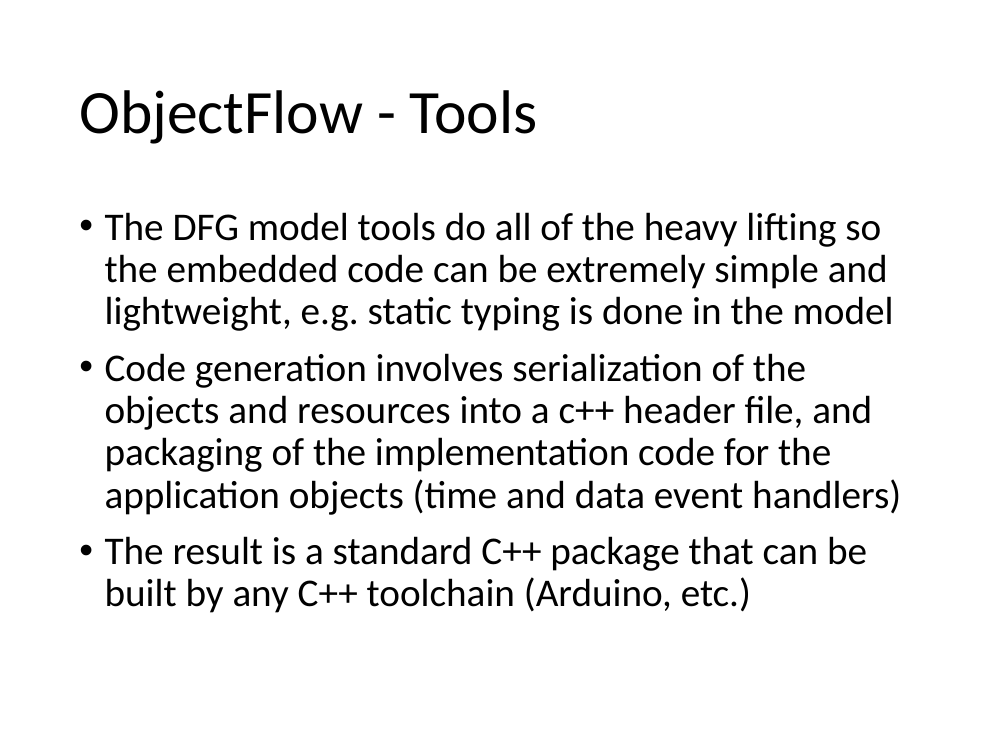
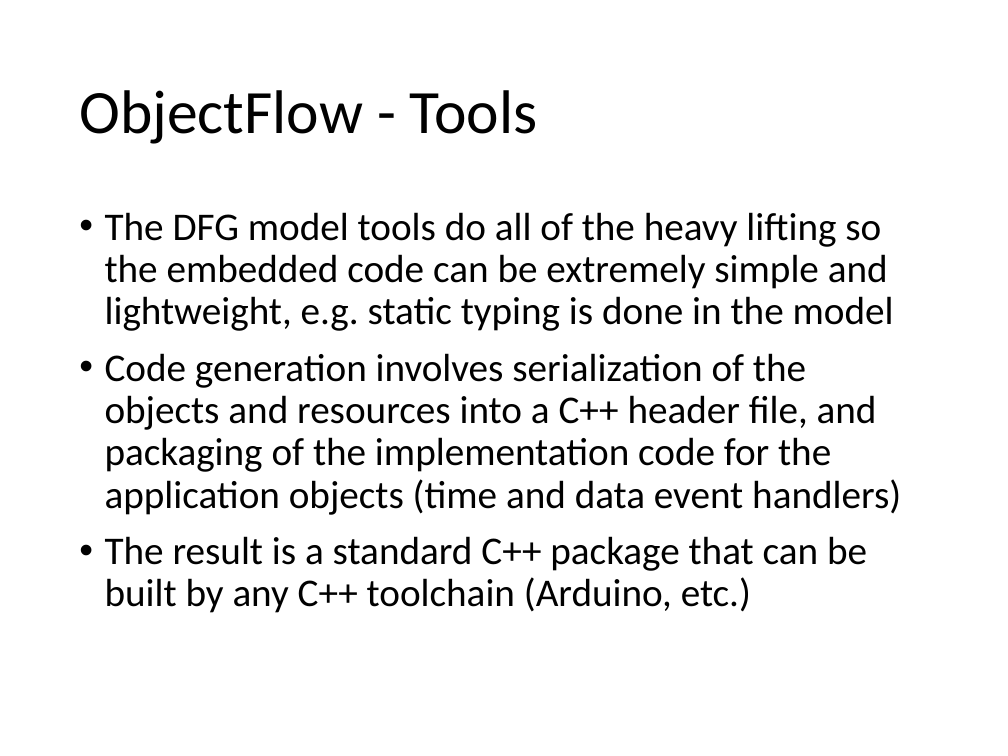
Before and after one commit to mjkoster/ObjectFlow, a slide deck: slide 7 of Documents/ObjectFlow.pptx. Drawn at 1008x756 pixels with LibreOffice and Linux fonts; fonts in the diff are those of the drawing. Boxes give left, top, right and bottom in pixels: in the first picture for what was removed or moved away, otherwise in the second. Text is boxed around its words. In the diff, an @@ line names an element or a change of style, - is before the commit and + after.

Commit message:
refactor to header file
split out class definitions and implementation in preparation for application hooks

```diff
--- a/Documents/ObjectFlow.pptx
+++ b/Documents/ObjectFlow.pptx
@@ text at bbox=[105, 353, 901, 515]: text changed @@
-• Code generation involves serialization of the objects and resources into a c++ header file, and packaging of the implementation code for the application objects (time and data event handlers)
+• Code generation involves serialization of the objects and resources into a C++ header file, and packaging of the implementation code for the application objects (time and data event handlers)
```
Also in this commit, not shown: 4 other files.
